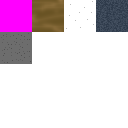
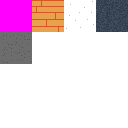
Two versions of the same layered image (w=128, h=128). Layer-by-layer changes:
renamed "wood" to "light wood", painted on it over left=32, top=0, right=64, bottom=32
